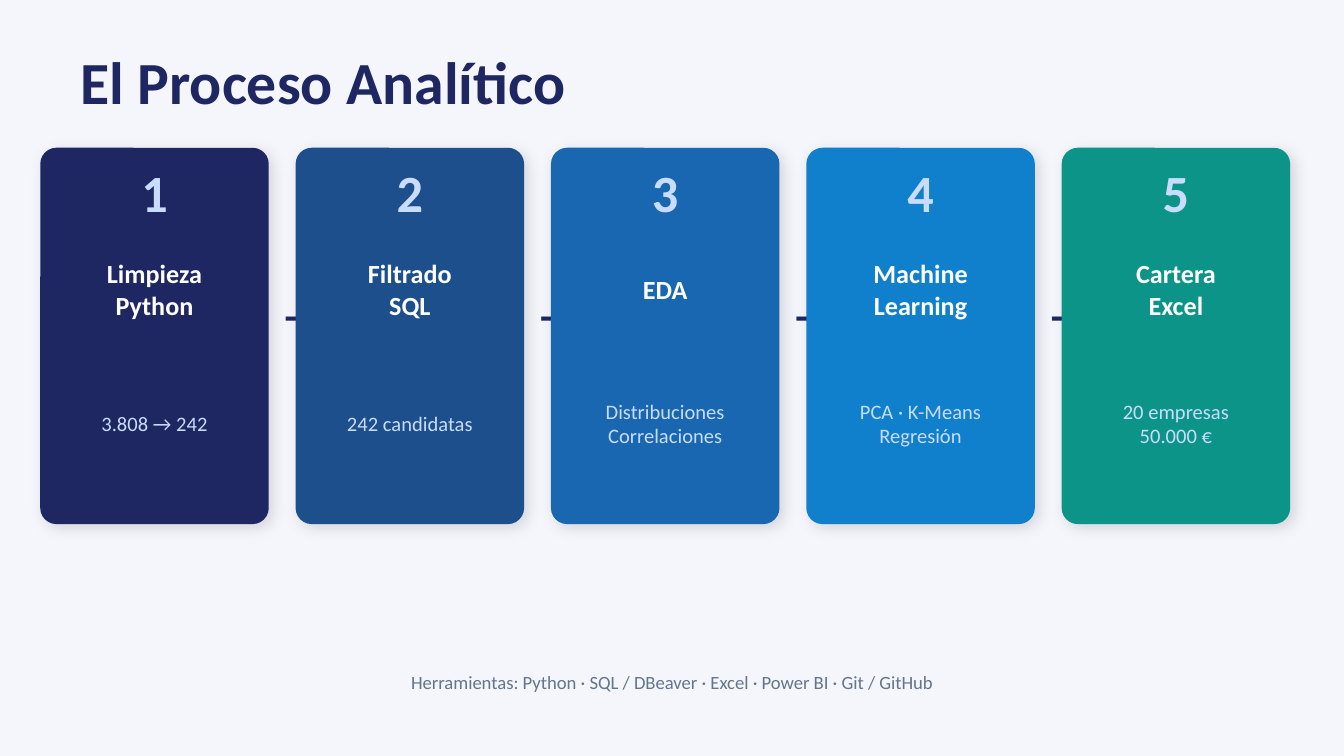
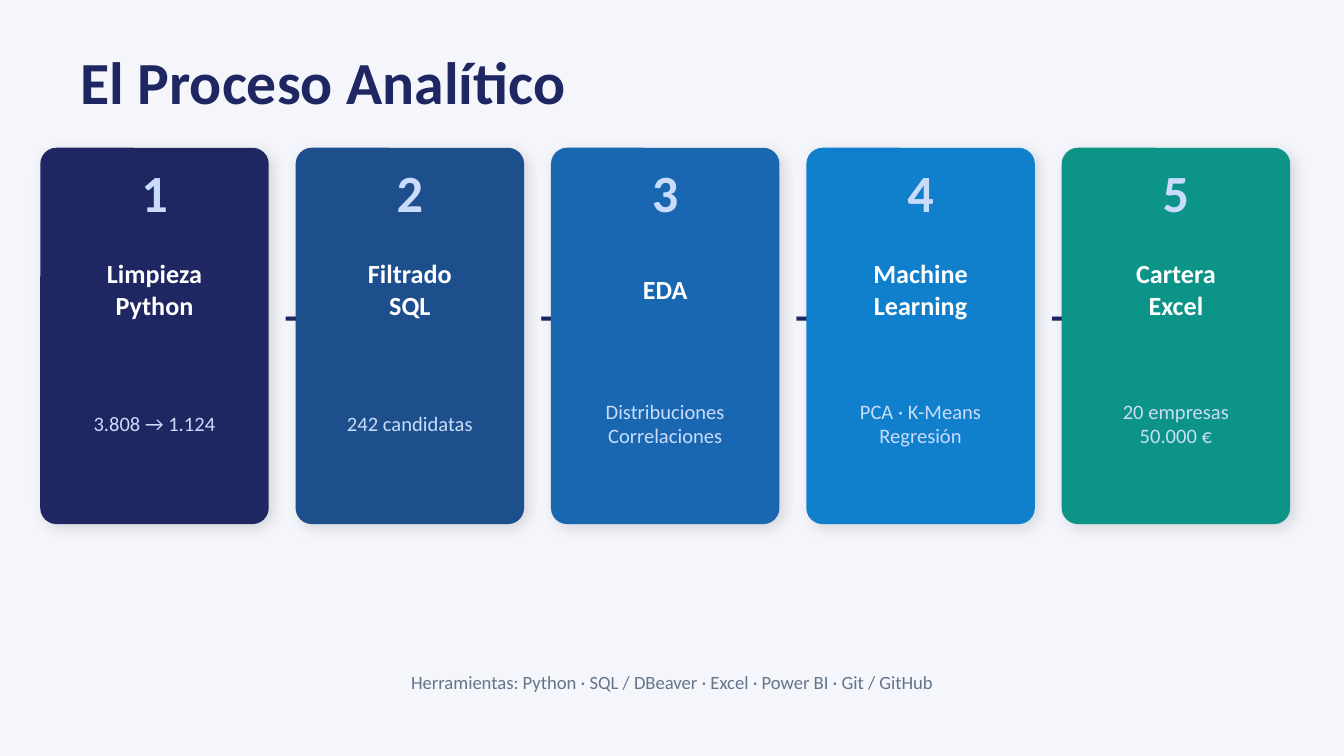
Before and after one commit to jcuencar/sp500-cartera-analisis, a slide deck: slide 3 of presentacion/presentacion_sp500.pptx. Drawn at 1344x756 pixels with LibreOffice and Linux fonts; fonts in the diff are those of the drawing. Boxes give left, top, right and bottom in pixels: in the first picture for what was removed or moved away, otherwise in the second. Text is boxed around its words. In the diff, an @@ line names an element or a change of style, - is before the commit and + after.

Commit message:
fix: actualizar presentacion final

```diff
--- a/presentacion/presentacion_sp500.pptx
+++ b/presentacion/presentacion_sp500.pptx
@@ text at box(94, 417, 215, 431): text changed @@
-3.808 → 242
+3.808 → 1.124
```
